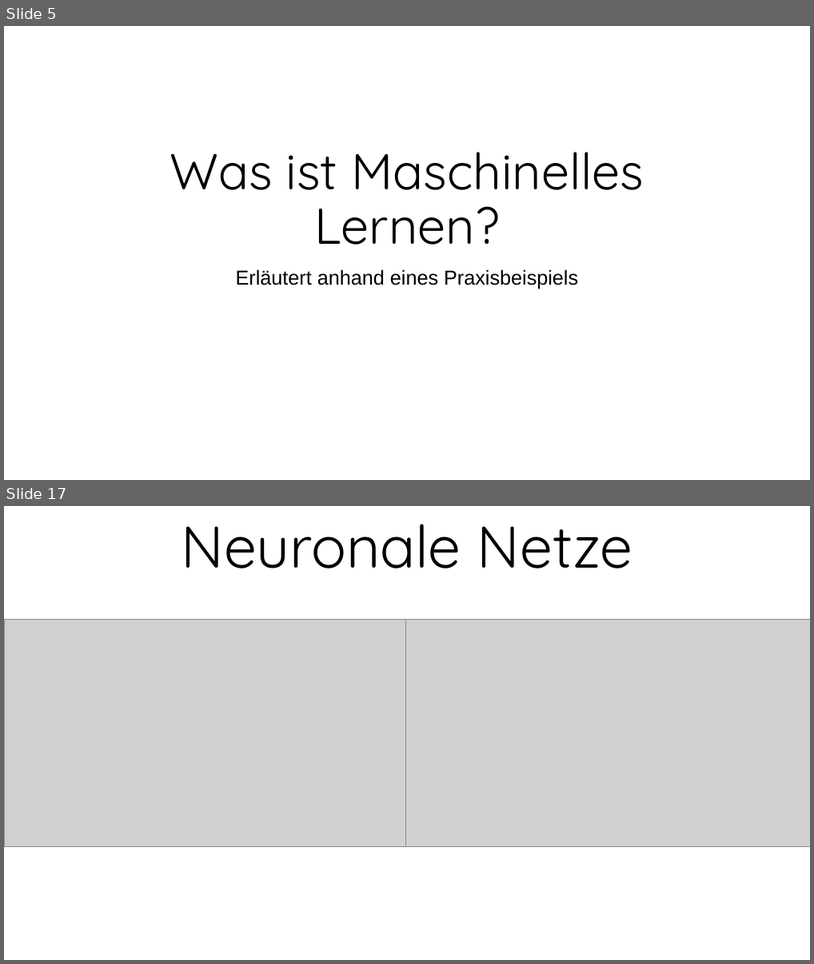
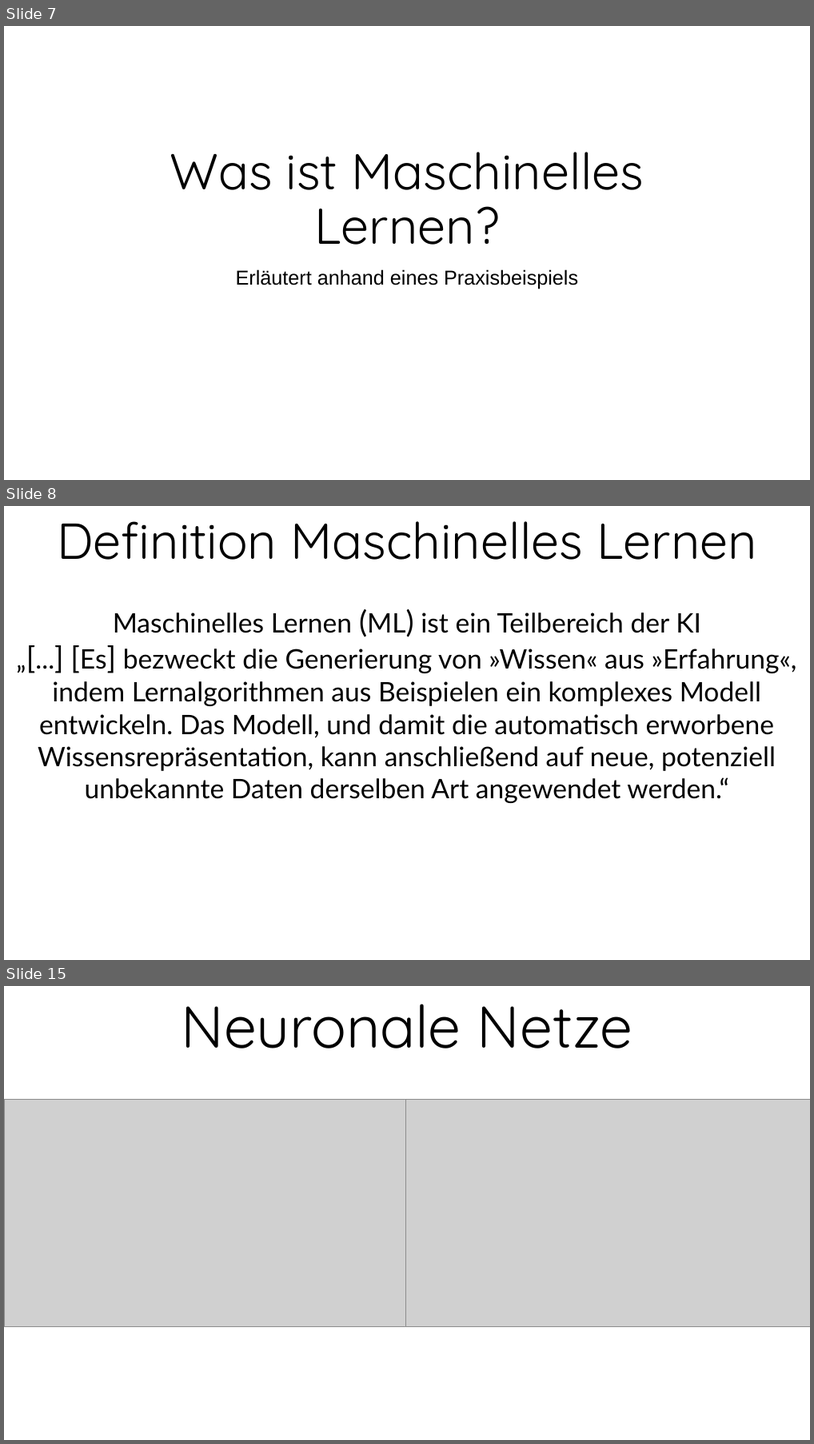
Before and after one commit to SemJoerg/DigitRecognition, a slide deck: presentation/presentation.pptx. Shown one above the other, each under a label of ours: slides 5 and 17 before the commit, slides 7, 8 and 15 after it; the slides between them are not shown. The pictures are 814x964 and 814x1444 pixels, drawn with LibreOffice and Linux fonts; fonts in the diff are those of the drawing; grey boxes stand for pictures; background and template pictures are left out. Boxes give left, top, right and bottom in pixels: in the first picture for what was removed or moved away, otherwise in the second. Text is boxed around its words. In the diff, an @@ line names an element or a change of style, - is before the commit and + after.

Commit message:
added "Lernnverfahren" slides to presentation.pptx and retrained main model

```diff
--- a/presentation/presentation.pptx
+++ b/presentation/presentation.pptx
@@ slide 8 added at (4,506,810,960), background picture (left out) @@
@@ text added at (57,521,758,560), 60 pt, text #000000 @@
+Definition Maschinelles Lernen
@@ text added at (38,612,798,803), 32 pt, text #000000 @@
+Maschinelles Lernen (ML) ist ein Teilbereich der KI
+„[...] [Es] bezweckt die Generierung von »Wissen« aus »Erfahrung«,
+indem Lernalgorithmen aus Beispielen ein komplexes Modell
+entwickeln. Das Modell, und damit die automatisch erworbene
+Wissensrepräsentation, kann anschließend auf neue, potenziell
+unbekannte Daten derselben Art angewendet werden.“
@@ what was slide 5 is now slide 7 @@
@@ what was slide 17 is now slide 15 @@
```
Also in this commit, not shown: 3 slides changed, 11 other slides added, 10 slides removed, 14 other files.
